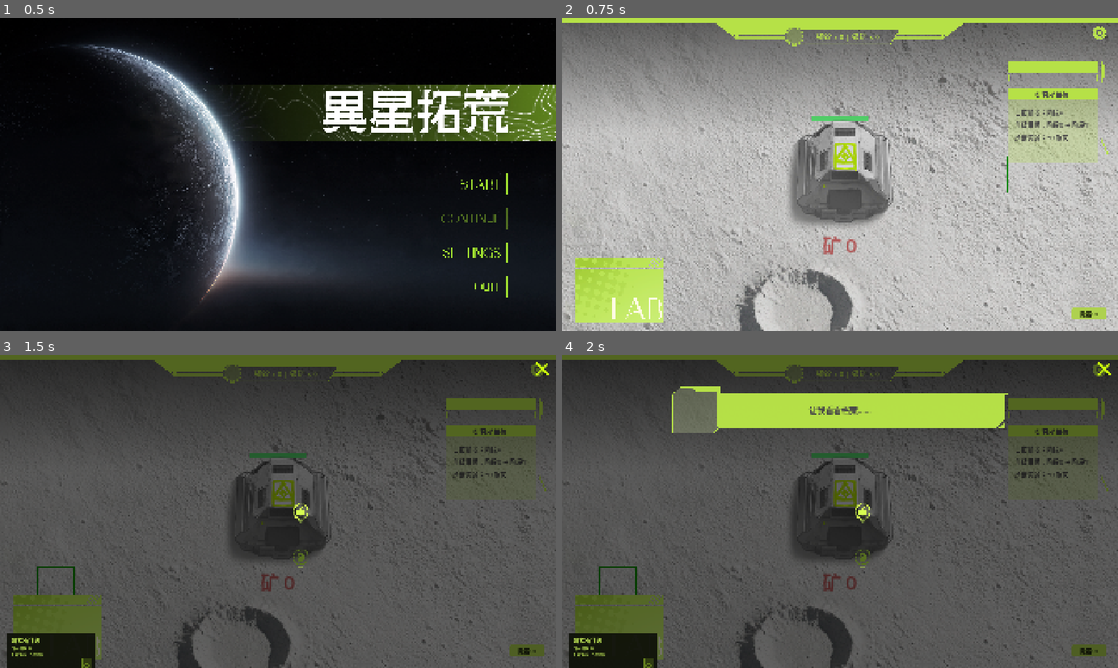
Above: before the commit, frames 1-4 (two rows, left to right).
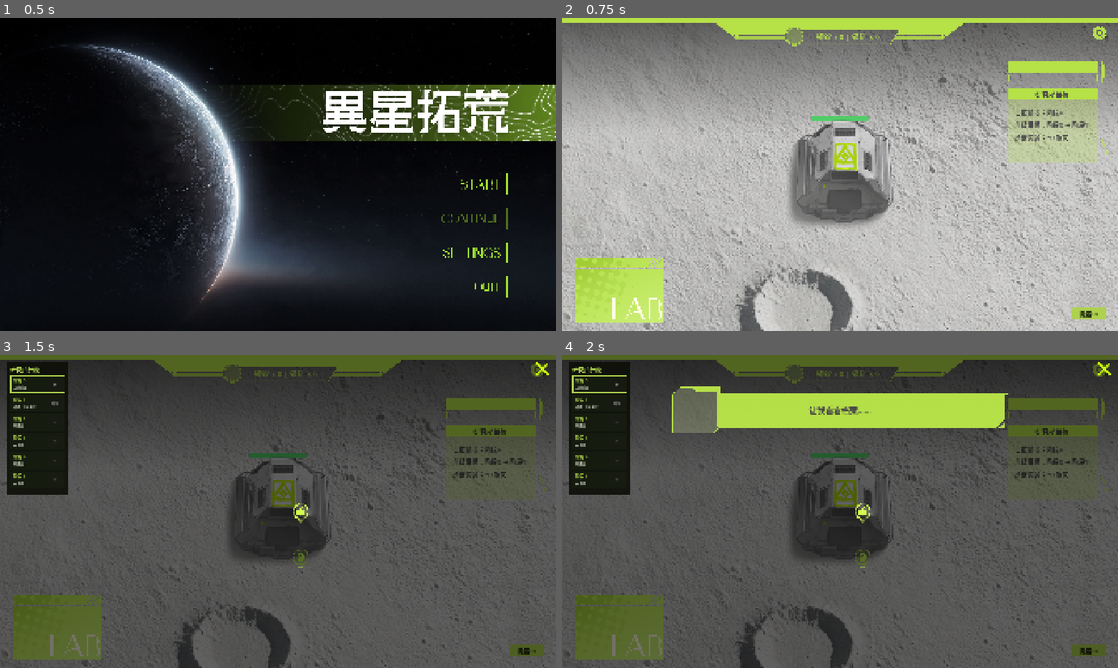
Above: after the commit, the same moments.

Repository: Relieur/David
Game: Godot game, scene res://scene/start.tscn
Two runs of this game, one before a commit and one after it. Both use one fixed random seed, a clock stepped at 60 frames per second and the inputs below.
Inputs (mouse positions are in pixels of both pictures, inside the frame that each line leads up to):
- Up to frame 1 (0.5 s): no input
- Up to frame 2 (0.75 s): click (990, 183) at 0.5 s
- Up to frame 3 (1.5 s): click (50, 602) at 1.25 s
- Up to frame 4 (2 s): no input

Frame 1 is identical in both runs. In frame 2, 0.2% of the frame differs, in the area x 47-81%, y 44-76%; in frame 3, 6.5%, in the area x 1-53%, y 2-100%; in frame 4, 6.5%.

Commit message:
内测版v0.1.261017.1103
修了一些小bug，加了几个补丁

Diff:
--- a/scene/tile_cursor.tscn
+++ /dev/null
@@ -1,10 +0,0 @@
-[gd_scene format=3 uid="uid://dx73twhnctp2"]
-
-[ext_resource type="Script" uid="uid://c5jcoq3tlcjrx" path="res://script/tile_cursor.gd" id="1_n6al0"]
-
-[node name="TileCursor" type="Line2D" unique_id=188704725]
-top_level = true
-z_index = 1000
-width = 2.0
-antialiased = true
-script = ExtResource("1_n6al0")
--- a/scene/wolrd.tscn
+++ b/scene/wolrd.tscn
@@ -5,7 +5,6 @@
 [ext_resource type="Texture2D" uid="uid://ofp6rj617v0g" path="res://textures/微信图片_20261008090444_781_372.png" id="3_whfxa"]
 [ext_resource type="PackedScene" uid="uid://dr1xk34nuvoxr" path="res://scene/refining_furnace.tscn" id="4_bs68n"]
 [ext_resource type="Script" uid="uid://dt2lmh16autlx" path="res://script/camera_2d.gd" id="4_whfxa"]
-[ext_resource type="PackedScene" uid="uid://dx73twhnctp2" path="res://scene/tile_cursor.tscn" id="5_d1c84"]
 [ext_resource type="PackedScene" uid="uid://cfxeo8qifpt2o" path="res://scene/research_lab_ui.tscn" id="9_labui"]
 [ext_resource type="PackedScene" uid="uid://bb0dlwu37xq5x" path="res://scene/ore_patch_block.tscn" id="9_p4qsy"]
 [ext_resource type="PackedScene" uid="uid://44n82bh2oeim" path="res://scene/ore_patch_l.tscn" id="11_cglsi"]
@@ -130,9 +129,6 @@
 horizontal_alignment = 1
 vertical_alignment = 1
 
-[node name="TileCursor" parent="." unique_id=188704725 instance=ExtResource("5_d1c84")]
-default_color = Color(0.04171574, 0.53010005, 3.080368e-06, 1)
-
 [node name="PlayerCursor" parent="." unique_id=154724218 instance=ExtResource("15_pc")]
 
 [node name="OrePatch" parent="." unique_id=1976213361 instance=ExtResource("9_p4qsy")]
--- a/script/refining_furnace.gd
+++ b/script/refining_furnace.gd
@@ -43,8 +43,6 @@
 var _ore_stock: int = 0              # 本炉独立存储的待烧铜矿数量（不与其它炉共享）
 var _is_active: bool = true          # 是否已启用（预放置的炉子开局只有名字最小的那个启用）
 var _floaters: Array = []            # 烧制完成时「+N」浮动效果列表
-var _stock_label: Label = null       # 炉内矿量显示（UI）
-var _label_stock: int = -1           # 上次刷新标签时的矿量（用于避免重复刷新）
 var _burning: bool = false           # 本炉是否正在燃烧（用于炉火音效的启停判断）
 var _heat: float = HEAT_MAX          # 当前炉温（0~100）
 var _fan_cooldown: float = 0.0       # 鼓风冷却计时
@@ -56,36 +54,7 @@
 	if not input_event.is_connected(_on_input_event):
 		input_event.connect(_on_input_event)
 	_align_to_grid()
-	_create_stock_label()
 	_setup_burning_visual()
-
-
-# 创建「炉内矿量」显示标签（放在炉体下方）
-func _create_stock_label() -> void:
-	_stock_label = Label.new()
-	_stock_label.horizontal_alignment = HORIZONTAL_ALIGNMENT_CENTER
-	_stock_label.vertical_alignment = VERTICAL_ALIGNMENT_CENTER
-	_stock_label.add_theme_font_size_override("font_size", 32)
-	_stock_label.mouse_filter = Control.MOUSE_FILTER_IGNORE
-	_stock_label.z_index = 1
-	const LABEL_W := 160.0
-	const LABEL_H := 48.0
-	_stock_label.size = Vector2(LABEL_W, LABEL_H)
-	_stock_label.position = Vector2(-LABEL_W * 0.5, _get_half_height() + 2.0)
-	add_child(_stock_label)
-	_update_stock_label()
-
-
-# 刷新矿量文字：有矿时高亮，空炉时灰显（矿量未变时直接跳过）
-func _update_stock_label() -> void:
-	if _stock_label == null or _label_stock == _ore_stock:
-		return
-	_label_stock = _ore_stock
-	_stock_label.text = "矿 %d" % _ore_stock
-	_stock_label.add_theme_color_override(
-		"font_color",
-		Color(0.95, 0.25, 0.25, 1.0) if _ore_stock > 0 else Color(0.68, 0.30, 0.30, 0.9)
-	)
 
 
 func is_active() -> bool:
@@ -246,7 +215,6 @@
 			GameManager.add_item(INGOT_TYPE, gained)
 			# 每烧制完成一次，在炉子上方弹出一个「+N」
 			_spawn_floater("+%d" % gained)
-		_update_stock_label()
 		dirty = true
 	elif _smelt_timer != 0.0:
 		_smelt_timer = 0.0
@@ -356,7 +324,6 @@
 # 投入铜矿：存进本炉独立库存（机器人卸货 / 掉落物飞入）
 func deposit_ore(amount: int) -> void:
 	_ore_stock += amount
-	_update_stock_label()
 	queue_redraw()
 
 
--- a/script/research_lab_ui.gd
+++ b/script/research_lab_ui.gd
@@ -101,9 +101,7 @@
 var _desc_btn: TextureButton
 var _desc_owner: Control = null   # 介绍框当前依附的节点
 
-var _lab_stage_label: Label
-var _lab_cost_label: Label
-var _lab_btn: TextureButton
+var _lab_cells: Array = []          # 6 个阶段格（阶段0~5），每格 {style, status, btn}
 
 var _zoom: float = 0.9
 var _pan: Vector2 = Vector2.ZERO
@@ -328,23 +326,22 @@
 
 func _build_lab_panel() -> void:
 	var panel := PanelContainer.new()
-	var style := StyleBoxFlat.new()
-	style.bg_color = Color(0.05, 0.06, 0.03, 0.92)
-	style.content_margin_left = 14
-	style.content_margin_right = 14
-	style.content_margin_top = 8
-	style.content_margin_bottom = 10
-	panel.add_theme_stylebox_override("panel", style)
-	panel.anchor_top = 1.0
-	panel.anchor_bottom = 1.0
+	var base := StyleBoxFlat.new()
+	base.bg_color = Color(0.05, 0.06, 0.03, 0.92)
+	base.content_margin_left = 12
+	base.content_margin_right = 12
+	base.content_margin_top = 10
+	base.content_margin_bottom = 12
+	panel.add_theme_stylebox_override("panel", base)
+	# 左侧竖排一列：x 24~236，y 24~480（标题 + 6 个阶段格）
 	panel.offset_left = 24
-	panel.offset_top = -120
-	panel.offset_right = 330
-	panel.offset_bottom = -24
+	panel.offset_top = 24
+	panel.offset_right = 236
+	panel.offset_bottom = 484
 	add_child(panel)
 
 	var vbox := VBoxContainer.new()
-	vbox.add_theme_constant_override("separation", 2)
+	vbox.add_theme_constant_override("separation", 6)
 	panel.add_child(vbox)
 
 	var title := Label.new()
@@ -353,25 +350,55 @@
 	title.add_theme_color_override("font_color", COLOR_ON_DARK)
 	vbox.add_child(title)
 
-	_lab_stage_label = Label.new()
-	_lab_stage_label.add_theme_font_size_override("font_size", 14)
-	_lab_stage_label.add_theme_color_override("font_color", COLOR_ON_DARK)
-	vbox.add_child(_lab_stage_label)
-
-	_lab_cost_label = Label.new()
-	_lab_cost_label.add_theme_font_size_override("font_size", 13)
-	_lab_cost_label.add_theme_color_override("font_color", COLOR_ON_DARK)
-	vbox.add_child(_lab_cost_label)
-
-	_lab_btn = TextureButton.new()
-	_lab_btn.texture_normal = load(TEX_UPGRADE_BTN)
-	_lab_btn.ignore_texture_size = true
-	_lab_btn.stretch_mode = TextureButton.STRETCH_SCALE
-	_lab_btn.custom_minimum_size = Vector2(33, 60)
-	_lab_btn.size_flags_horizontal = Control.SIZE_SHRINK_END
-	_lab_btn.pivot_offset = Vector2(16.5, 30)
-	_lab_btn.pressed.connect(_on_lab_upgrade_pressed)
-	vbox.add_child(_lab_btn)
+	_lab_cells.clear()
+	for stage in range(6):
+		var cell := _build_stage_cell(stage)
+		vbox.add_child(cell["root"])
+		_lab_cells.append(cell)
+
+
+# 单个阶段格：阶段名 + 状态/消耗 + 右侧按钮（已达成 ✓ / 当前 ● / 下一阶段可升级 / 未开启 ×）
+func _build_stage_cell(_stage: int) -> Dictionary:
+	var cell := PanelContainer.new()
+	cell.custom_minimum_size = Vector2(188, 60)
+	var style := StyleBoxFlat.new()
+	style.bg_color = Color(0.09, 0.11, 0.06, 0.9)
+	style.content_margin_left = 10
+	style.content_margin_right = 8
+	style.content_margin_top = 5
+	style.content_margin_bottom = 5
+	cell.add_theme_stylebox_override("panel", style)
+
+	var hbox := HBoxContainer.new()
+	hbox.add_theme_constant_override("separation", 8)
+	cell.add_child(hbox)
+
+	var info := VBoxContainer.new()
+	info.size_flags_horizontal = Control.SIZE_EXPAND_FILL
+	hbox.add_child(info)
+
+	var name_label := Label.new()
+	name_label.text = "阶段 %d" % _stage
+	name_label.add_theme_font_size_override("font_size", 15)
+	name_label.add_theme_color_override("font_color", COLOR_ON_DARK)
+	info.add_child(name_label)
+
+	var status := Label.new()
+	status.add_theme_font_size_override("font_size", 12)
+	status.add_theme_color_override("font_color", Color(0.75, 0.78, 0.7))
+	status.autowrap_mode = TextServer.AUTOWRAP_WORD_SMART
+	info.add_child(status)
+
+	var btn := Button.new()
+	btn.custom_minimum_size = Vector2(52, 38)
+	btn.add_theme_font_size_override("font_size", 13)
+	btn.size_flags_vertical = Control.SIZE_SHRINK_CENTER
+	btn.disabled = true
+	# 每一格都连同一个升级函数，内部按 GameManager.lab_stage 判断，只有下一阶段格会被启用
+	btn.pressed.connect(_on_lab_upgrade_pressed)
+	hbox.add_child(btn)
+
+	return {"root": cell, "style": style, "status": status, "btn": btn}
 
 
 func _build_close_button() -> void:
@@ -500,20 +527,41 @@
 
 func _refresh_lab_panel() -> void:
 	var stage: int = GameManager.lab_stage
-	var next: int = stage + 1
-	if next > 5:
-		_lab_stage_label.text = "当前阶段 %d（已满级）" % stage
-		_lab_cost_label.text = ""
-		_lab_btn.visible = false
-	else:
-		_lab_stage_label.text = "当前阶段 %d" % stage
-		var cost: Dictionary = GameManager.LAB_STAGE_UPGRADE_COSTS[stage]
-		var parts: PackedStringArray = []
-		for item_type in cost:
-			parts.append("%d %s" % [int(cost[item_type]), _item_name(String(item_type))])
-		_lab_cost_label.text = "升级消耗：" + "、".join(parts)
-		_lab_btn.visible = true
-		_lab_btn.modulate = Color.WHITE if GameManager.can_upgrade_lab() else Color(0.5, 0.5, 0.5)
+	var can: bool = GameManager.can_upgrade_lab()
+	for i in range(_lab_cells.size()):
+		var cell: Dictionary = _lab_cells[i]
+		var style: StyleBoxFlat = cell["style"]
+		var status: Label = cell["status"]
+		var btn: Button = cell["btn"]
+		var is_current: bool = i == stage
+		# 当前阶段格加荧光绿边框高亮，其余无边框
+		var bw: int = 2 if is_current else 0
+		style.border_width_left = bw
+		style.border_width_right = bw
+		style.border_width_top = bw
+		style.border_width_bottom = bw
+		style.border_color = COLOR_ON_DARK
+
+		if i < stage:
+			status.text = "已达成"
+			btn.text = "✓"
+			btn.disabled = true
+		elif i == stage:
+			status.text = "当前阶段"
+			btn.text = "●"
+			btn.disabled = true
+		elif i == stage + 1 and stage < 5:
+			var cost: Dictionary = GameManager.LAB_STAGE_UPGRADE_COSTS[stage]
+			var parts: PackedStringArray = []
+			for item_type in cost:
+				parts.append("%d %s" % [int(cost[item_type]), _item_name(String(item_type))])
+			status.text = "消耗：" + "、".join(parts)
+			btn.text = "升级"
+			btn.disabled = not can
+		else:
+			status.text = "未开启"
+			btn.text = "×"
+			btn.disabled = true
 
 
 func _item_name(item_type: String) -> String:
@@ -652,15 +700,21 @@
 
 
 func _input(event: InputEvent) -> void:
-	if not visible:
-		return
+	# 开关键（TAB 打开/关闭、ESC 关闭）必须在 visible 判断之前处理，
+	# 否则面板隐藏时直接 return，TAB 永远只能关闭、无法打开
 	if event is InputEventKey and event.pressed and not event.echo:
 		if event.keycode == KEY_TAB:
+			if visible:
+				_close()
+			else:
+				_open()
+			get_viewport().set_input_as_handled()
+			return
+		elif event.keycode == KEY_ESCAPE and visible:
 			_close()
 			get_viewport().set_input_as_handled()
-		elif event.keycode == KEY_ESCAPE:
-			_close()
-			get_viewport().set_input_as_handled()
+			return
+	if not visible:
 		return
 	# 与地图拖动同一种操作方式：中键拖动 + 滚轮缩放
 	if event is InputEventMouseButton:
--- a/script/tile_cursor.gd
+++ /dev/null
@@ -1,61 +0,0 @@
-extends Line2D
-
-@onready var tile_map_layer: TileMapLayer = $"../TileMapLayer"
-
-
-#一个光标的尺寸，表示一个tile_set
-@export var tilemap:TileMapLayer
-@export var tile_size:Vector2i=Vector2i(64,64)
-
-func _ready() -> void:
-	width=2.0
-	default_color=Color("0b8700")
-	antialiased=true
-	z_index=1000
-	top_level=true
-	_draw_rect()
-
-
-func _process(delta: float) -> void:
-	#鼠标光标
-	var mouse_world:=get_global_mouse_position()
-	#隐藏框
-	if _find_dropped_item(mouse_world)!=null:
-		visible=false
-		return
-
-
-	#格子
-	visible=true
-
-	var cell:= tile_map_layer.local_to_map(tile_map_layer.to_local(mouse_world))
-
-	global_position=tile_map_layer.to_global(tile_map_layer.map_to_local(cell))
-
-
-
-func _find_dropped_item(world_pos : Vector2)->DroppedItem:
-	var spece:=get_world_2d().direct_space_state
-	var params:=PhysicsPointQueryParameters2D.new()
-	params.position=world_pos
-	params.collide_with_areas=true
-	params.collide_with_bodies=false
-
-	var hits:=spece.intersect_point(params,32)
-	for hit in hits:
-		if hit.collider is DroppedItem:
-			return hit.collider
-	return null
-
-
-
-
-
-func _draw_rect()->void:
-	clear_points()
-	var h:=Vector2(tile_size)*0.5
-	add_point(Vector2(-h.x,-h.y))
-	add_point(Vector2(h.x,-h.y))
-	add_point(Vector2(h.x,h.y))
-	add_point(Vector2(-h.x,h.y))
-	add_point(Vector2(-h.x,-h.y))
Not shown, removed: script/tile_cursor.gd.uid
